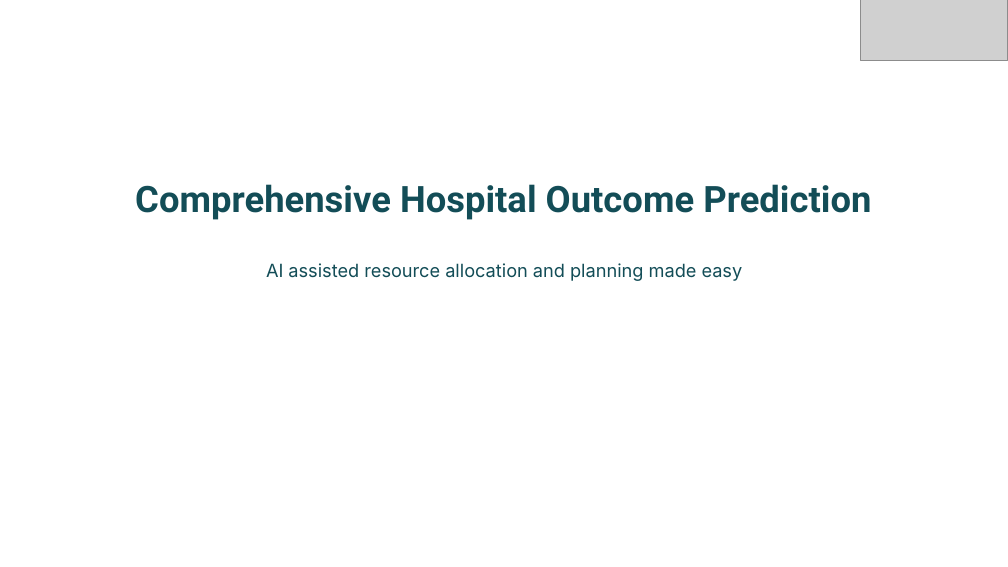
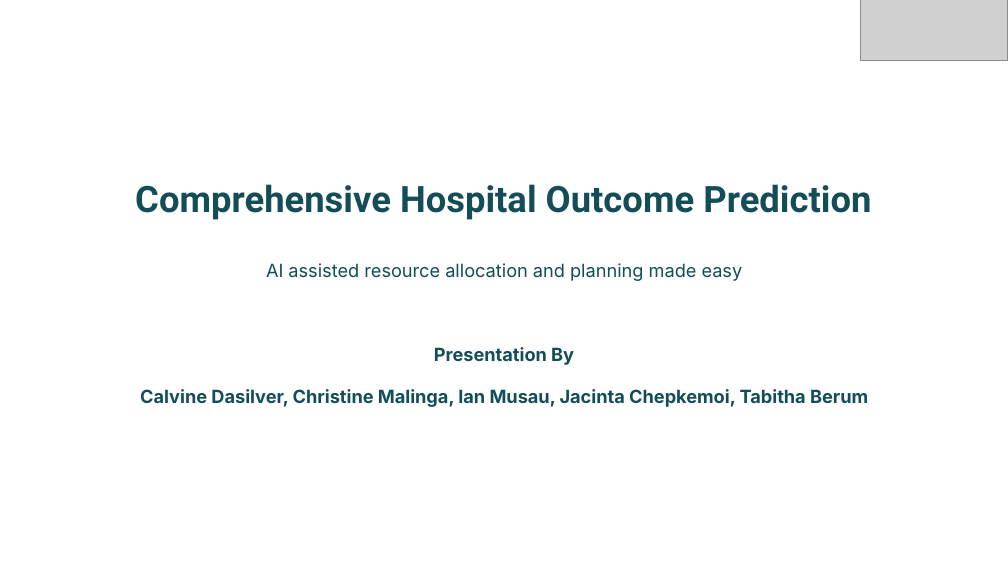
Before and after one commit to bizzfuzz/CHOP-comprehensive-hospital-outcome-prediction-system, a slide deck: slide 1 of CHOP.pptx. Drawn at 1008x567 pixels with LibreOffice and Linux fonts; fonts in the diff are those of the drawing; grey boxes stand for pictures. Boxes give left, top, right and bottom in pixels: in the first picture for what was removed or moved away, otherwise in the second. Text is boxed around its words. In the diff, an @@ line names an element or a change of style, - is before the commit and + after.

```diff
--- a/CHOP.pptx
+++ b/CHOP.pptx
@@ text at bbox=[140, 347, 868, 407]: paragraphs added @@
+Presentation By
+Calvine Dasilver, Christine Malinga, Ian Musau, Jacinta Chepkemoi, Tabitha Berum
```
Also in this commit, not shown: 4 other slides changed, 5 slides added.
